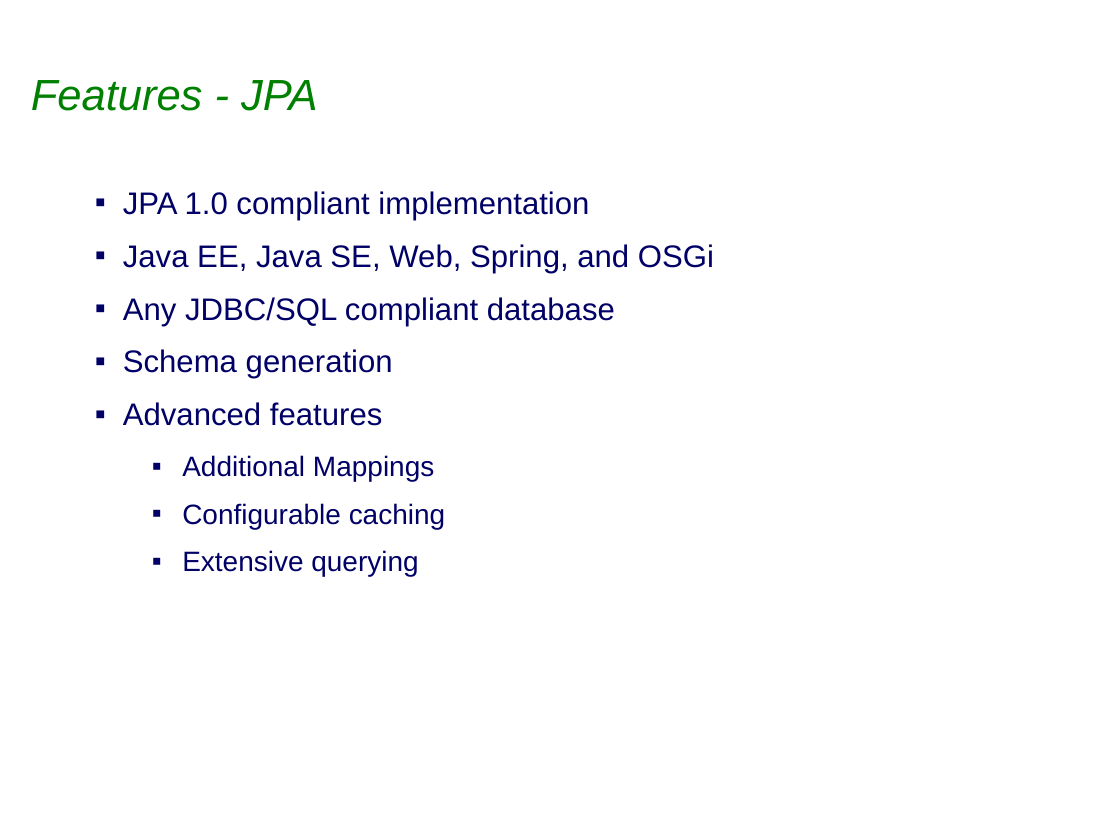
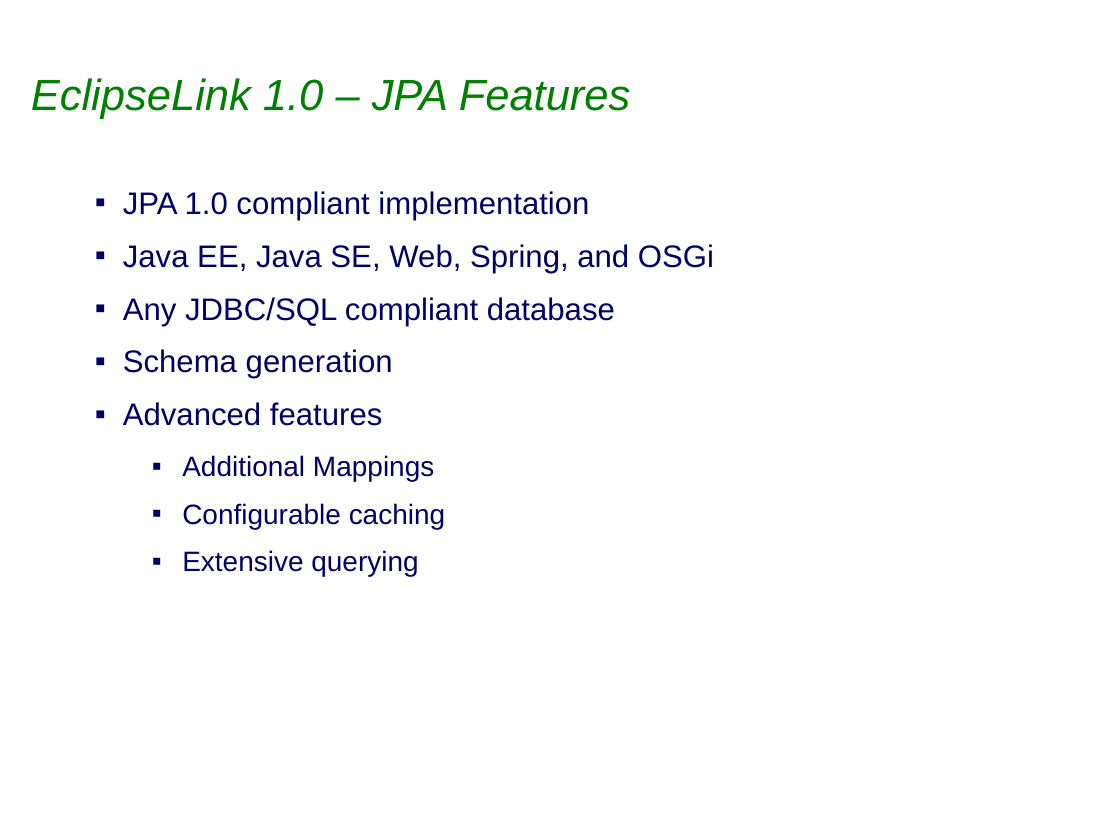
Before and after one commit to eclipse-ee4j/eclipselink, a slide deck: slide 11 of project-admin/Graduation_Release_Review.ppt. Drawn at 1120x840 pixels with LibreOffice and Linux fonts; fonts in the diff are those of the drawing; background and template pictures are left out. Boxes give left, top, right and bottom in pixels: in the first picture for what was removed or moved away, otherwise in the second. Text is boxed around its words. In the diff, an @@ line names an element or a change of style, - is before the commit and + after.

```diff
--- a/project-admin/Graduation_Release_Review.ppt
+++ b/project-admin/Graduation_Release_Review.ppt
@@ title at (31, 78, 631, 119): text changed @@
-Features - JPA
+EclipseLink 1.0 – JPA Features
```
Also in this commit, not shown: 4 other slides changed, 1 slide removed, 1 other file.
